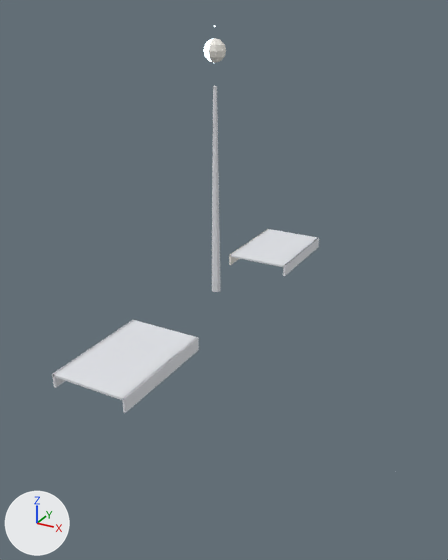
Renders of the FBX model assets/export/worlds/ethereal_scape/chunk_es_mirror_pool.fbx from each side of a commit.
Camera for both pictures: a 50 mm camera at (183.0, -321.0, 169.0) aimed at (9.0, -5.0, 11.0). Lighting does not change. The marker at lower left points along +X, +Y and +Z. The older version comes first. Vertices at exactly the same position are counted once.

Objects in the first picture: 'ES_MIRROR_POOL'.
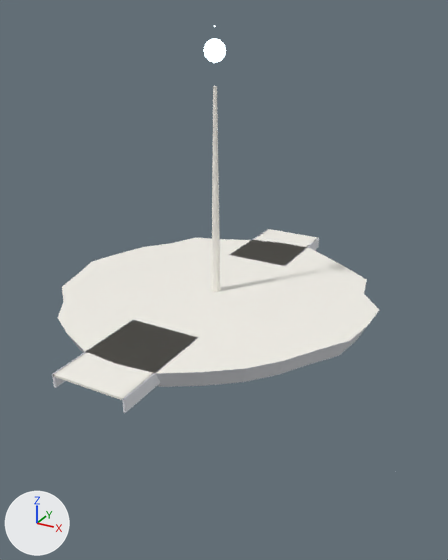
The change, as a diff of the scene's bpy script:
```diff
--- a/assets/export/worlds/ethereal_scape/chunk_es_mirror_pool.fbx.py
+++ b/assets/export/worlds/ethereal_scape/chunk_es_mirror_pool.fbx.py
@@ me_es_mirror_pool @@
 # used by ob_es_mirror_pool; location = (0.0, 0.0, 0.0)
-me_es_mirror_pool.from_pydata(...)  # 258 vertices, 204 faces; spans x -128.0..128.0, y -128.0..128.0, z -96.0..160.0
+me_es_mirror_pool.from_pydata(...)  # 258 vertices, 234 faces; spans x -128.0..128.0, y -128.0..128.0, z -96.0..160.0
+# me_es_mirror_pool part 1: a new loose piece of 56 vertices spanning x -104.0..102.0, y -105.0..103.0, z -12.0..0.0
+# me_es_mirror_pool part 2: 29 faces spanning x -22.0..22.0, y -128.0..128.0, z -1.0..128.0 switch from mat_cloudstone (white #e4e6eb) to mat_templeivory (white #f6f4ec)
+# me_es_mirror_pool part 3: 6 faces spanning x -23.0..-21.0, y 60.0..128.0, z -8.0..0.0 switch from mat_templeivory (white #f6f4ec) to mat_cloudstone (white #e4e6eb)
+# me_es_mirror_pool part 4: 24 faces spanning x 0.0..6.0, y -6.0..5.0, z 141.0..154.0 switch from mat_templeivory (white #f6f4ec) to mat_portalglow (pale blue #e3f6ff, glowing pale blue #e3f6ff)
+# me_es_mirror_pool part 5: 1 face spanning x 21.0..23.0, y 60.0..128.0, z 0.0 switches from mat_underside (grey #8f96a2) to mat_cloudstone (white #e4e6eb)
+# other edits to the shape of me_es_mirror_pool do not show in these pictures
 me_es_mirror_pool.materials.append(mat_underside)
```

What differs and where, as boxes [x1, y1, x2, y2] in the pictures (448 x 560 px):
part 1 of me_es_mirror_pool, added
    after: [58, 238, 379, 387]
part 2 of me_es_mirror_pool, recoloured
    both: [53, 86, 318, 400]
part 3 of me_es_mirror_pool, recoloured
    before: [229, 229, 269, 265]
    after: [231, 229, 269, 255]
part 4 of me_es_mirror_pool, recoloured (white to pale blue)
    both: [209, 38, 226, 63]
part 5 of me_es_mirror_pool, recoloured
    both: [284, 238, 318, 266]
